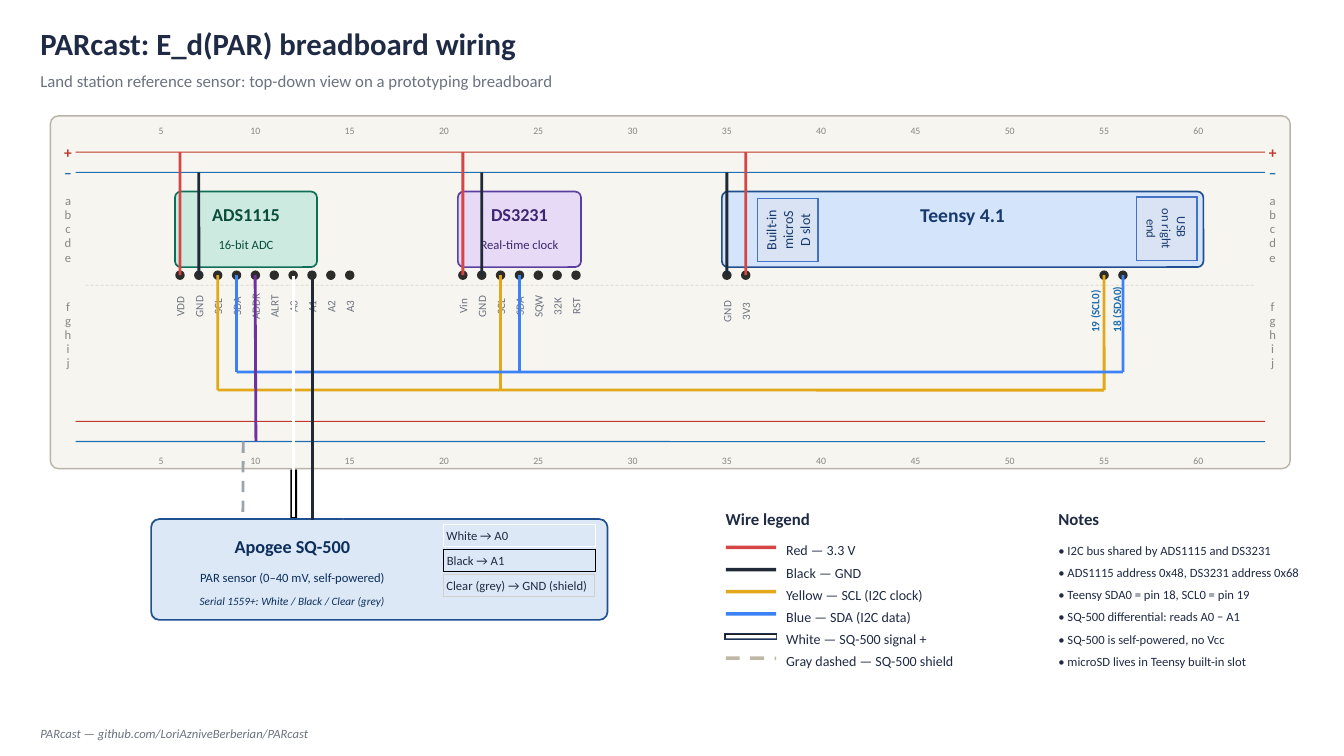
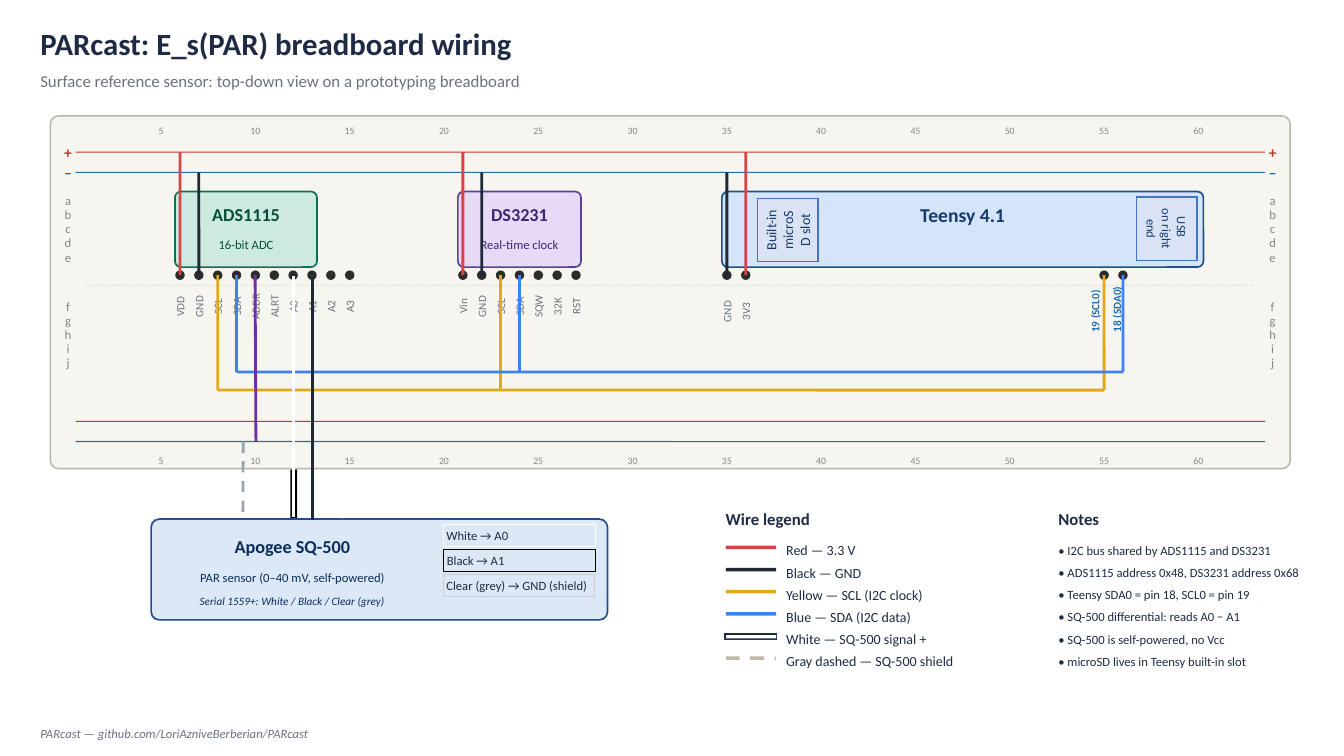
Before and after one commit to LoriAzniveBerberian/PARcast, a slide deck: slide 1 of prototyping/E_sPAR_schematic.pptx. Drawn at 1344x756 pixels with LibreOffice and Linux fonts; fonts in the diff are those of the drawing. Boxes give left, top, right and bottom in pixels: in the first picture for what was removed or moved away, otherwise in the second. Text is boxed around its words. In the diff, an @@ line names an element or a change of style, - is before the commit and + after.

```diff
--- a/prototyping/E_sPAR_schematic.pptx
+++ b/prototyping/E_sPAR_schematic.pptx
@@ text at (40, 32, 512, 61): text changed @@
-PARcast: E_d(PAR) breadboard wiring
+PARcast: E_s(PAR) breadboard wiring
@@ text at (40, 75, 520, 90): text changed @@
-Land station reference sensor: top-down view on a prototyping breadboard
+Surface reference sensor: top-down view on a prototyping breadboard
```
Also in this commit, not shown: 1 other slide changed, 5 other files.
